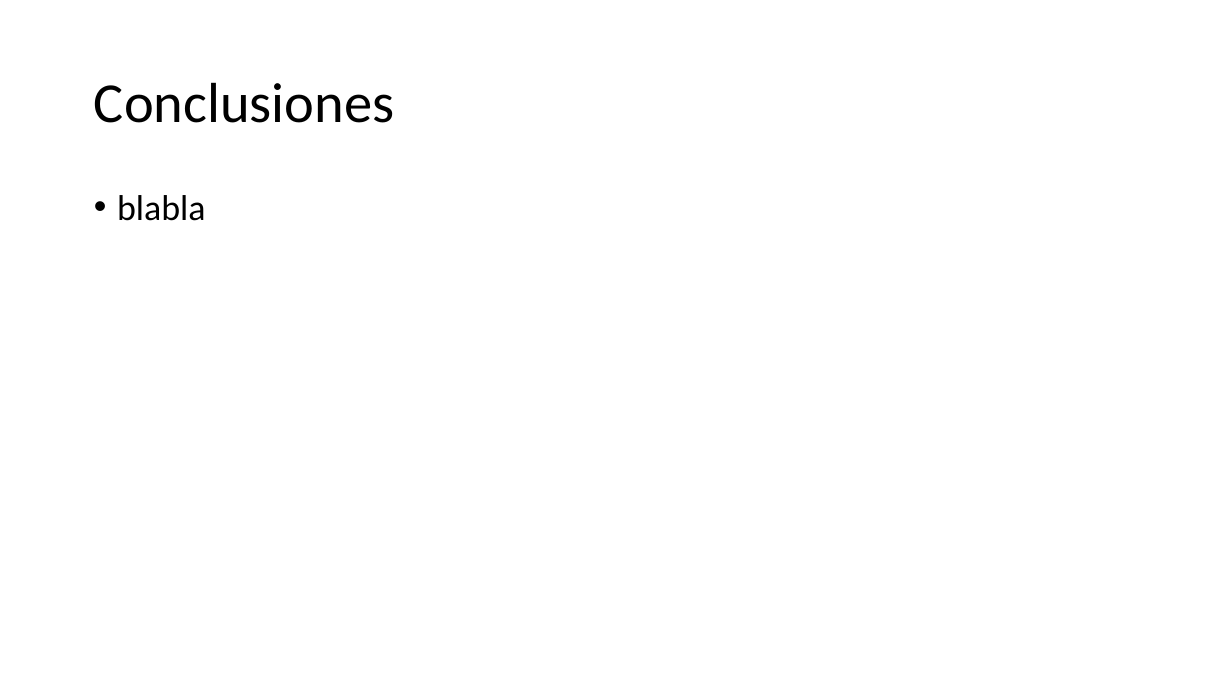
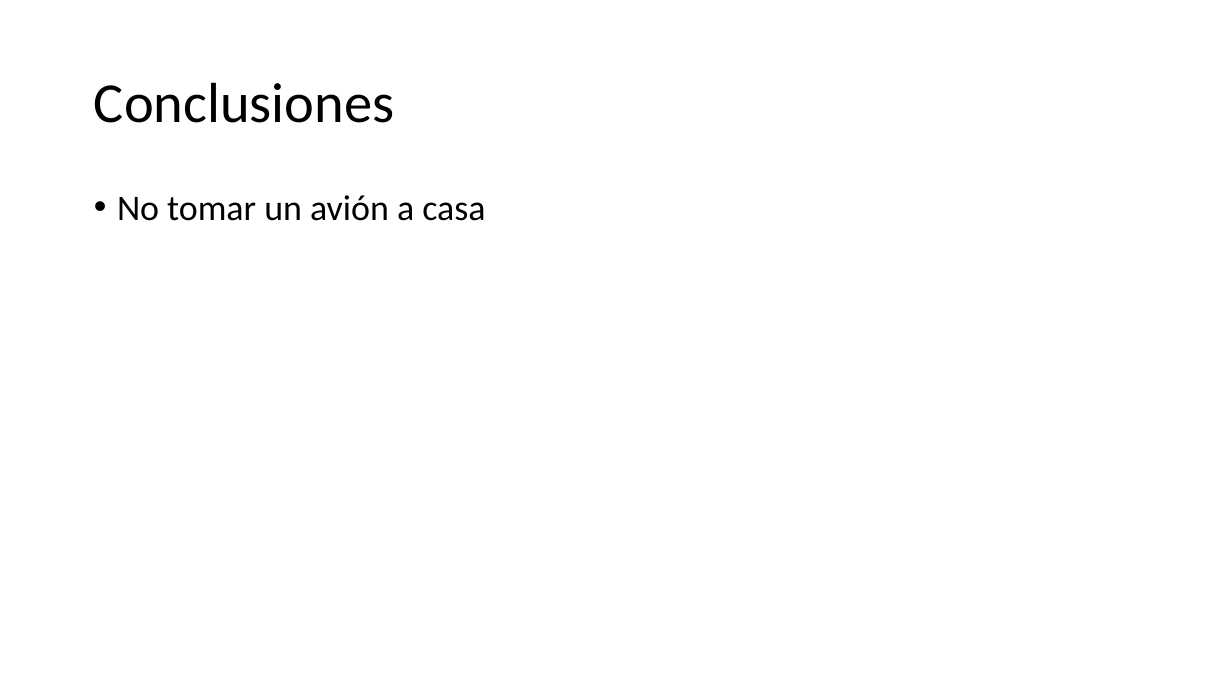
Before and after one commit to kfilella/Investigacion-Garbage-C, a slide deck: slide 6 of Recolección de Basura en C.pptx (slide 7 before the commit). Drawn at 1232x693 pixels with LibreOffice and Linux fonts; fonts in the diff are those of the drawing. Boxes give left, top, right and bottom in pixels: in the first picture for what was removed or moved away, otherwise in the second. Text is boxed around its words. In the diff, an @@ line names an element or a change of style, - is before the commit and + after.

```diff
--- a/Recolección de Basura en C.pptx
+++ b/Recolección de Basura en C.pptx
@@ text at bbox=[117, 195, 485, 221]: text changed @@
-• blabla
+• No tomar un avión a casa
```
Also in this commit, not shown: 2 other slides changed, 1 slide removed.
